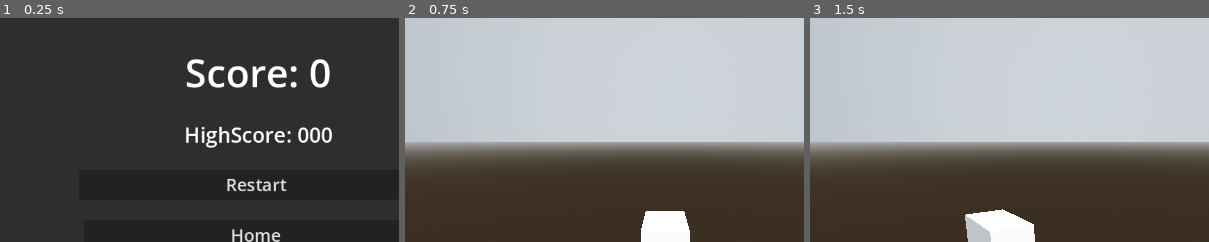
Above: before the commit, frames 1-3 (left to right).
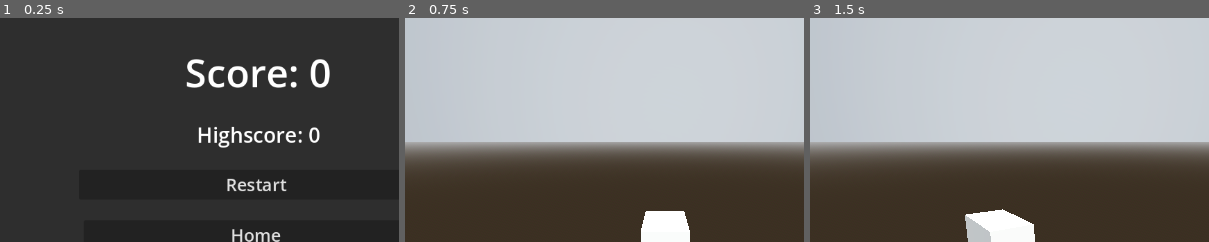
Above: after the commit, the same moments.

Repository: ConnorG255/Sky-game
Game: Godot game, scene res://prefabs/Endscreen.tscn
The game is run twice, just before and just after one commit, with the same random seed, the same clock (stepped at 60 frames per second) and the same inputs. This scene is started directly instead of the project's main scene.
Inputs:
- Up to frame 1 (0.25 s): no input
- Up to frame 2 (0.75 s): click "Restart" at 0.5 s
- Up to frame 3 (1.5 s): tap Enter at 1.25 s; hold A (A) from 1.28 s (still down)
The pictures show only the part of the screen within x 18-68%, y 0-50%; the shares and areas given below are measured in that part.

The runs differ from the first frame. In frame 1, 1.5% of the frame differs, in the area x 46-84%, y 48-59%; in frame 2, nothing differs; in frame 3, nothing differs.

Commit message:
Highscore

Diff:
--- a/scripts/Endscreen.gd
+++ b/scripts/Endscreen.gd
@@ -1,6 +1,18 @@
 extends Control
 
 @onready var score = $PanelContainer/MarginContainer/VBoxContainer/Score
+@onready var high_score = $PanelContainer/MarginContainer/VBoxContainer/HighScore
+
+const save = "user://savefile.save"
+func _ready():
+	if(gethscore() < Global.score):
+		setscore()
+
+
+
+func setscore():
+	var file = FileAccess.open(save, FileAccess.WRITE_READ)
+	file.store_32(Global.score)
 
 func _on_restart_pressed():
 	Global.end = false
@@ -15,8 +27,19 @@
 func _process(delta):
 
 	score.text = "Score: " + str(Global.score)
+	high_score.text = "Highscore: " + str(gethscore())
+
+
+
+func gethscore():
+	var file = FileAccess.open(save, FileAccess.READ)
+	var hscore = 0
+	if FileAccess.file_exists(save):
+		hscore = file.get_32()
+	return hscore
 
 
 func _on_home_pressed():
+
 	get_tree().change_scene_to_file("res://prefabs/StartScreen.tscn")
 	pass # Replace with function body.
